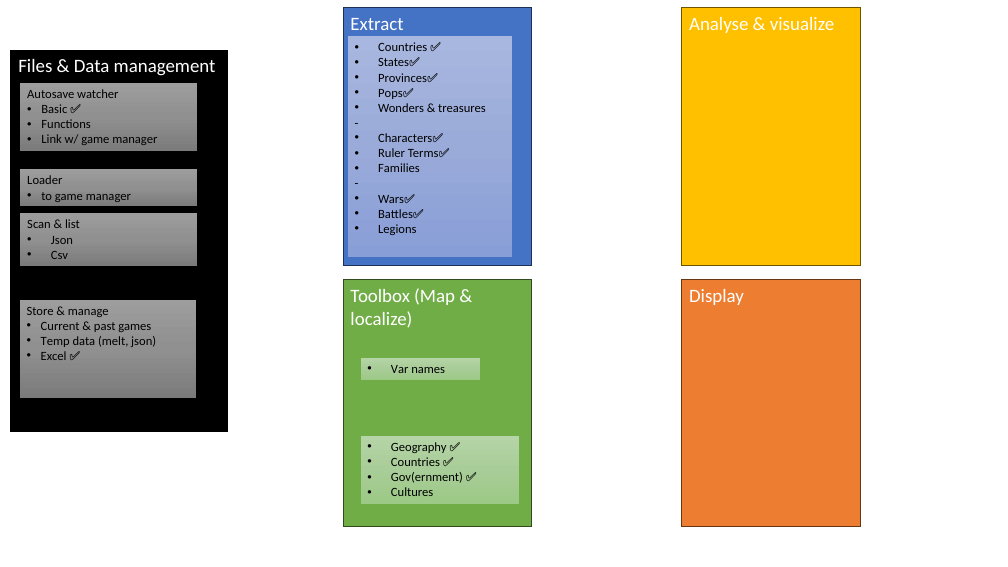
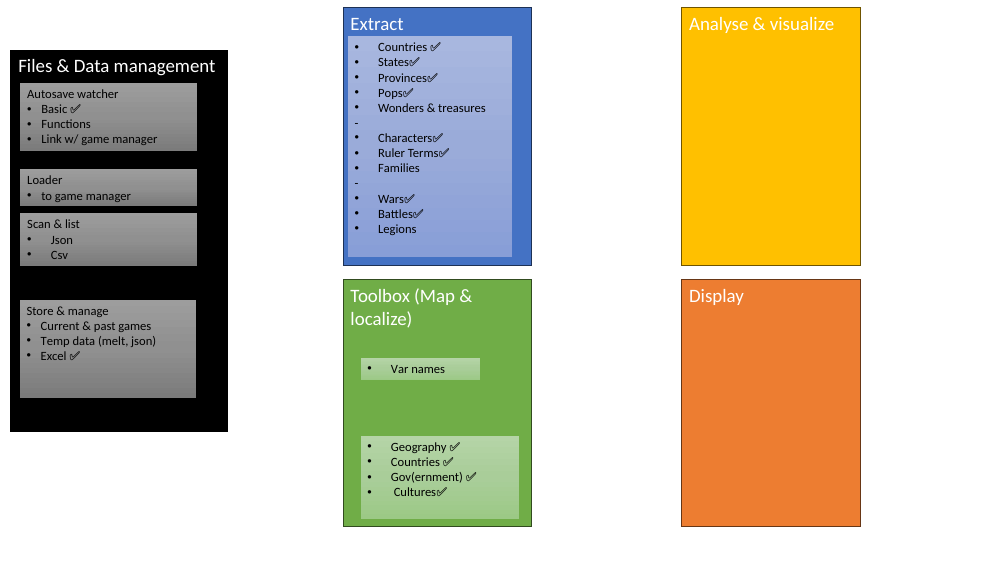
Before and after one commit to cheap5749/PDXLiveAnalyser, a slide deck: slide 1 of docu/00_concept.pptx (slide 2 before the commit). Drawn at 1008x567 pixels with LibreOffice and Linux fonts; fonts in the diff are those of the drawing. Boxes give left, top, right and bottom in pixels: in the first picture for what was removed or moved away, otherwise in the second. Text is boxed around its words. In the diff, an @@ line names an element or a change of style, - is before the commit and + after.

Commit message:
files reorg, naming funct, cultures map

```diff
--- a/docu/00_concept.pptx
+++ b/docu/00_concept.pptx
@@ rectangle "Geography ✅": place and size @@
-rectangle "Geography ✅" at [360,436,519,504]
+rectangle "Geography ✅" at [360,436,519,520]
@@ text in rectangle at [394,487,447,496]: text changed @@
-• Cultures
+• Cultures✅
```
Also in this commit, not shown: 1 slide removed, 25 other files.
